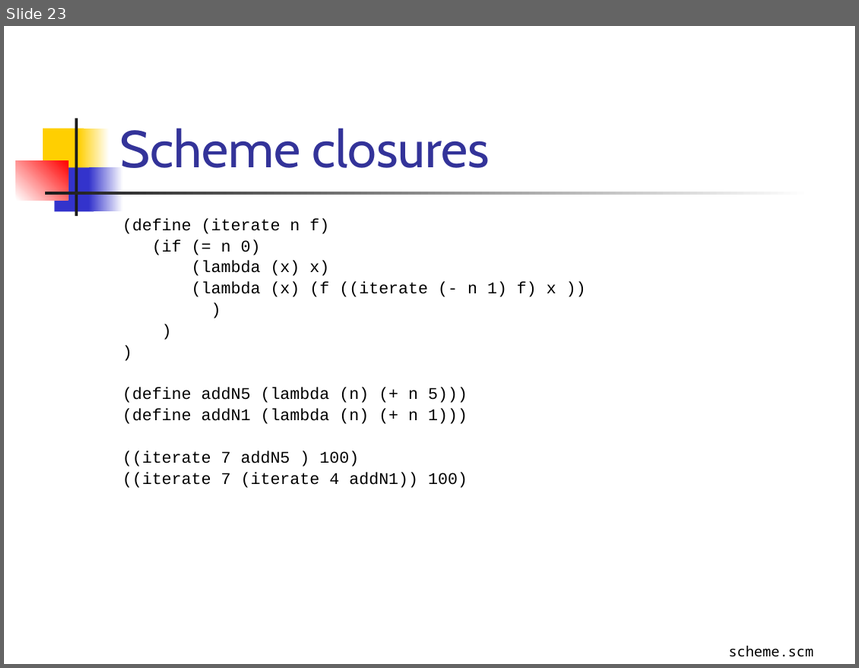
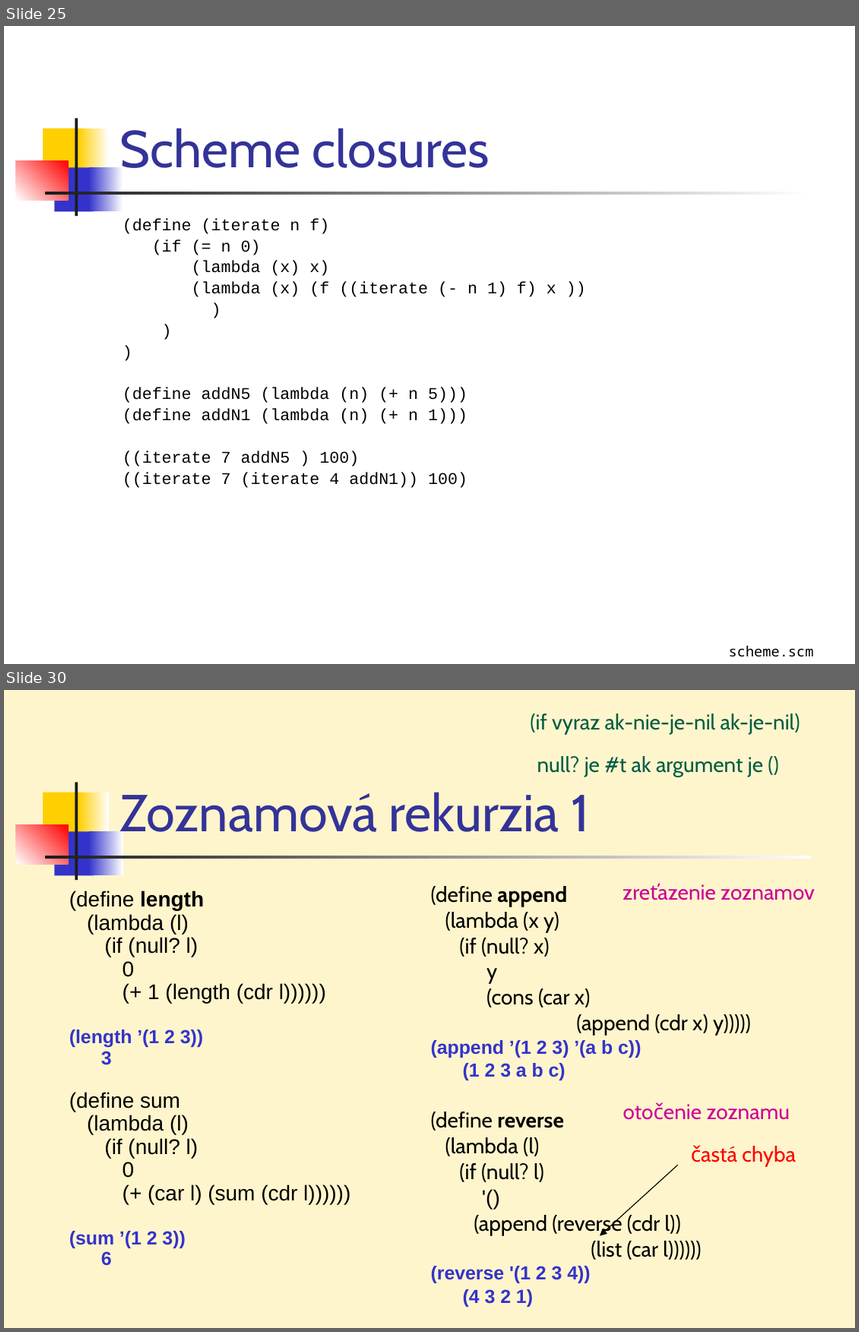
Before and after one commit to Funkcionalne/Prednasky, a slide deck: 01/01_fpro.ppt. Shown one above the other, each under a label of ours: slide 23 before the commit, slides 25 and 30 after it; the slides between them are not shown. The pictures are 859x668 and 859x1332 pixels, drawn with LibreOffice and Linux fonts; fonts in the diff are those of the drawing. Boxes give left, top, right and bottom in pixels: in the first picture for what was removed or moved away, otherwise in the second. Text is boxed around its words. In the diff, an @@ line names an element or a change of style, - is before the commit and + after.

```diff
--- a/01/01_fpro.ppt
+++ b/01/01_fpro.ppt
@@ slide 30 added at <box>4,690,855,1328</box>, background #FFF5CC; not listed: 7 template elements that a slide beside it also shows @@
@@ text added at <box>530,714,800,734</box>, 18 pt, text #005C44 @@
+(if vyraz ak-nie-je-nil ak-je-nil)
@@ text added at <box>538,756,763,777</box>, 18 pt, text #005C44 @@
+null? je #t ak argument je ()
@@ title added at <box>120,792,589,843</box>, 44 pt, text #333399 @@
+Zoznamová rekurzia 1
@@ text added at <box>69,891,351,1266</box>, 18 pt, text #000000 @@
+(define length
+(lambda (l)
+(if (null? l)
+0
+(+ 1 (length (cdr l))))))
+(length ’(1 2 3))
+3
+(define sum
+(lambda (l)
+(if (null? l)
+0
+(+ (car l) (sum (cdr l))))))
+(sum ’(1 2 3))
+6
@@ text added at <box>431,886,751,1307</box>, 18 pt, text #000000 @@
+(define append
+(lambda (x y)
+(if (null? x)
+y
+(cons (car x)
+(append (cdr x) y)))))
+(append ’(1 2 3) ’(a b c))
+(1 2 3 a b c)
+(define reverse
+(lambda (l)
+(if (null? l)
+'()
+(append (reverse (cdr l))
+(list (car l))))))
+(reverse '(1 2 3 4))
+(4 3 2 1)
@@ text added at <box>721,889,815,901</box>, 18 pt, text #CC0099 @@
+zreťazenie zoznamov
@@ text added at <box>707,1109,790,1120</box>, 18 pt, text #CC0099 @@
+otočenie zoznamu
@@ arrow added from (678, 1165) to (600, 1236), #000000 0.74 pt @@
@@ text added at <box>742,1146,796,1167</box>, 18 pt, text #FF0000 @@
+častá chyba
@@ what was slide 23 is now slide 25 @@
```
Also in this commit, not shown: 2 slides changed, 16 other slides added, 1 other file.
